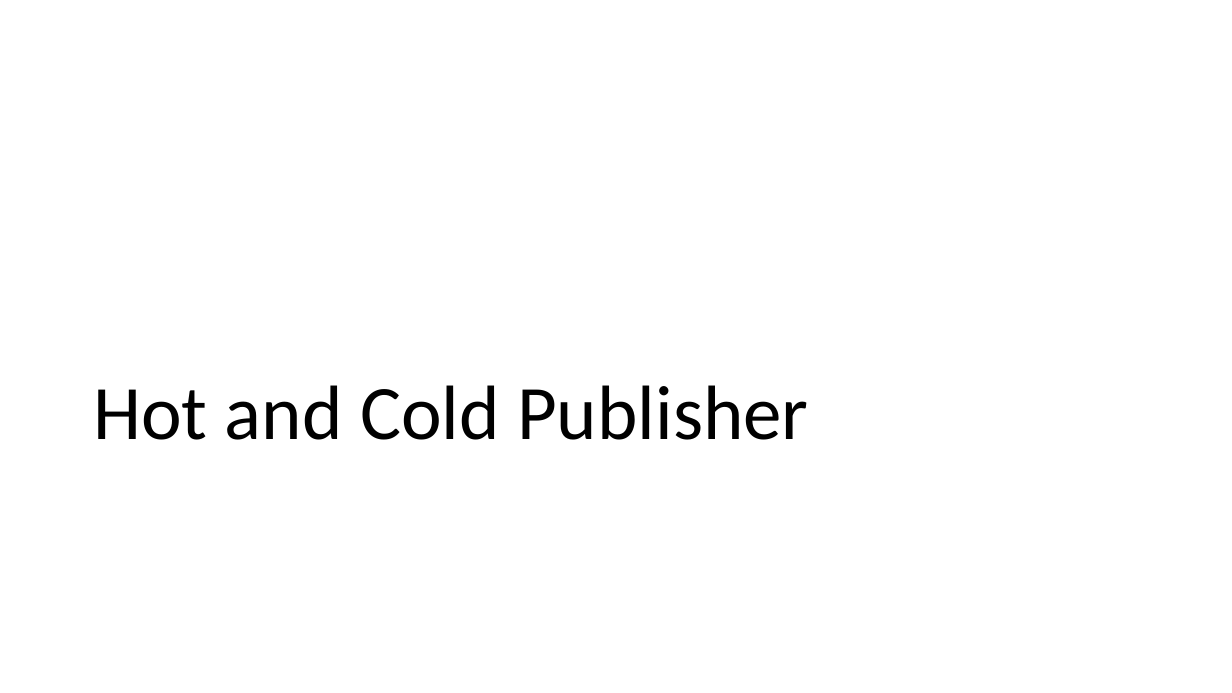
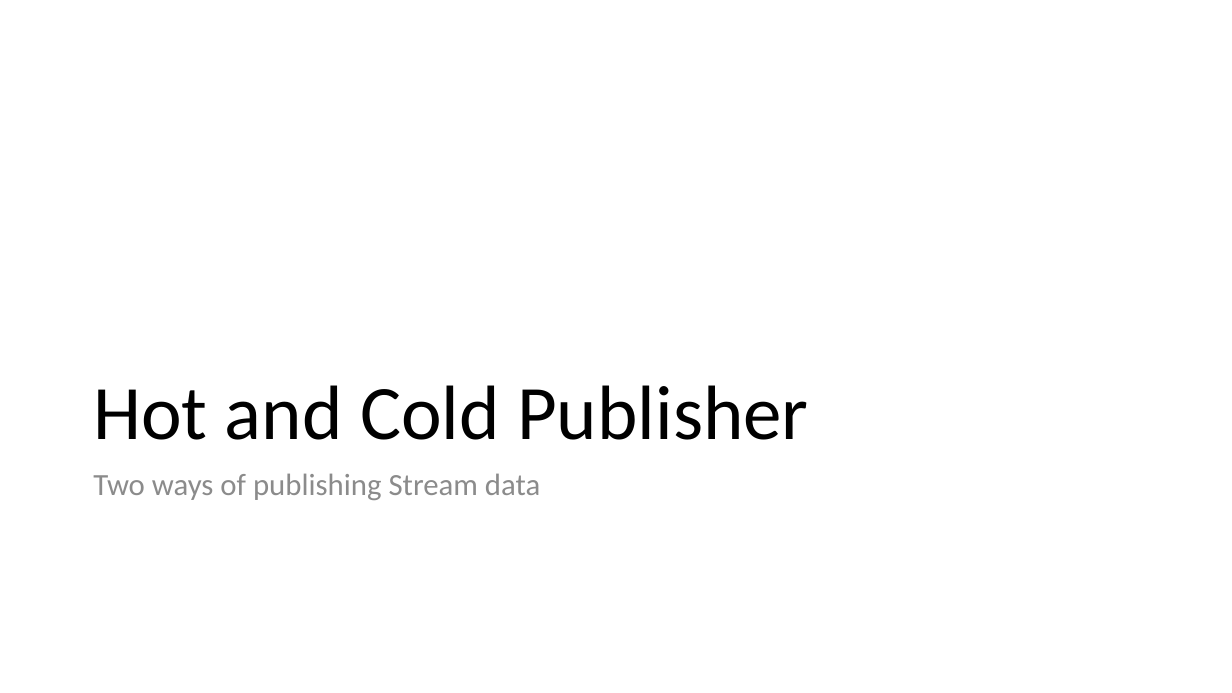
Before and after one commit to vietvuhoang/java-reactor-demo, a slide deck: slide 23 of doc/ReactiveProgramming.Java.pptx (slide 21 before the commit). Drawn at 1232x693 pixels with LibreOffice and Linux fonts; fonts in the diff are those of the drawing. Boxes give left, top, right and bottom in pixels: in the first picture for what was removed or moved away, otherwise in the second. Text is boxed around its words. In the diff, an @@ line names an element or a change of style, - is before the commit and + after.

```diff
--- a/doc/ReactiveProgramming.Java.pptx
+++ b/doc/ReactiveProgramming.Java.pptx
@@ text added at [93, 473, 540, 500], 24 pt, text #8C8C8C @@
+Two ways of publishing Stream data
```
Also in this commit, not shown: 4 other slides changed, 4 slides added, 2 other files.
